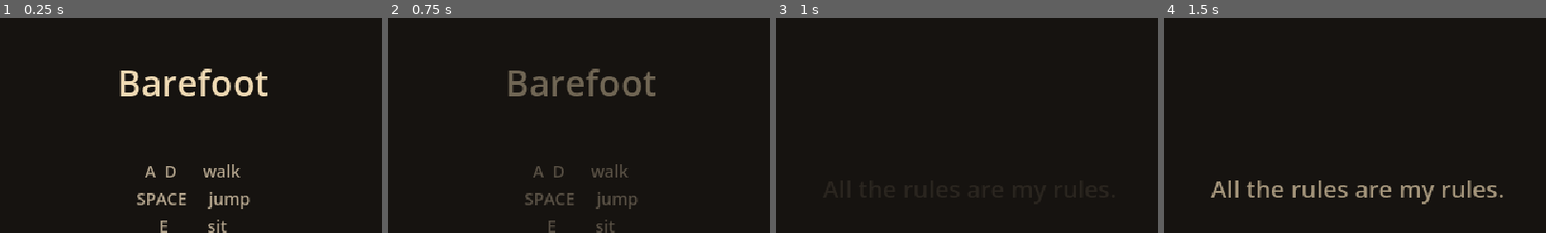
Above: before the commit, frames 1-4 (left to right).
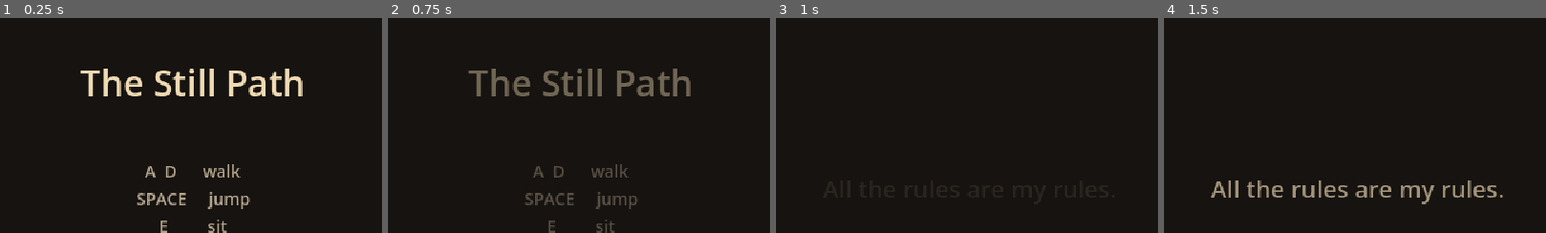
Above: after the commit, the same moments.

Repository: MariusHeider/the-still-path
Game: Godot game, scene res://Scenes/title.tscn
The game is run twice, just before and just after one commit, with the same random seed, the same clock (stepped at 60 frames per second) and the same inputs.
Inputs (mouse positions are % of the whole screen's width and height, from its top left):
- Up to frame 1 (0.25 s): no input
- Up to frame 2 (0.75 s): tap Enter at 0.5 s; move the mouse to (72, 45) at 0.52 s; hold D (move_right) from 0.53 s (still down); tap E (interact) at 0.6 s; click (72, 45) at 0.67 s
- Up to frame 3 (1 s): keep holding D (move_right); tap Space (jump) at 0.77 s
- Up to frame 4 (1.5 s): keep holding D (move_right); move the mouse to (30, 55) at 1.27 s; tap E (interact) at 1.35 s
The pictures show only the part of the screen within x 25-75%, y 9-59%; the shares and areas given below are measured in that part.

The runs differ from the first frame. In frame 1, 3.9% of the frame differs, in the area x 21-80%, y 23-37%; in frame 2, 3.5%; in frame 3, nothing differs; in frame 4, nothing differs.

Commit message:
Build the level from a text map
The level layout now lives in Levels/level1.txt, one character per tile, so it
can be edited by typing and reviewed in a diff. Terrain goes through the
autotiler and entity characters spawn scenes standing on the tile below them.

Sets the comment marker to ; rather than #, because # is the earth tile and
every solid ground row begins with one -- which silently deleted all the floor
on the first attempt.

Also: attention drops from five seconds to three, a Focusable can now carry a
line that the level shows after the player has watched it resolve, and the
game is called The Still Path.

Co-Authored-By: Claude Opus 5 <noreply@anthropic.com>

Diff:
--- a/Scenes/focus_stone.tscn
+++ b/Scenes/focus_stone.tscn
@@ -12,8 +12,10 @@
 
 [node name="FocusStone" type="Node2D"]
 script = ExtResource("1_stone")
+move_by = Vector2(192, 0)
 
 [node name="Body" type="AnimatableBody2D" parent="."]
+position = Vector2(0, -16)
 
 [node name="CollisionShape2D" type="CollisionShape2D" parent="Body"]
 shape = SubResource("RectangleShape2D_slab")
--- /dev/null
+++ b/Scenes/level.tscn
@@ -0,0 +1,30 @@
+[gd_scene load_steps=3 format=3]
+
+[ext_resource type="Script" path="res://Scripts/level_map.gd" id="1_level"]
+[ext_resource type="TileSet" path="res://Assets/Tileset/terrain.tres" id="2_terrain"]
+
+[node name="Level" type="Node2D"]
+script = ExtResource("1_level")
+
+[node name="Terrain" type="TileMapLayer" parent="."]
+tile_set = ExtResource("2_terrain")
+
+[node name="Entities" type="Node2D" parent="."]
+
+[node name="HUD" type="CanvasLayer" parent="."]
+
+[node name="Readout" type="Label" parent="HUD"]
+offset_left = 10.0
+offset_top = 8.0
+offset_right = 400.0
+offset_bottom = 30.0
+theme_override_colors/font_color = Color(0.886, 0.827, 0.706, 1)
+theme_override_font_sizes/font_size = 13
+
+[node name="Message" type="Label" parent="HUD"]
+offset_top = 250.0
+offset_right = 640.0
+offset_bottom = 290.0
+theme_override_colors/font_color = Color(0.945, 0.882, 0.741, 1)
+theme_override_font_sizes/font_size = 18
+horizontal_alignment = 1
--- a/Scenes/title.tscn
+++ b/Scenes/title.tscn
@@ -24,7 +24,7 @@
 offset_bottom = 104.0
 theme_override_colors/font_color = Color(0.937, 0.855, 0.706, 1)
 theme_override_font_sizes/font_size = 30
-text = "Barefoot"
+text = "The Still Path"
 horizontal_alignment = 1
 
 [node name="Controls" type="Label" parent="."]
--- a/Scripts/focusable.gd
+++ b/Scripts/focusable.gd
@@ -16,9 +16,12 @@
 ## only after the seeker has finished settling. Long on purpose: the point of
 ## the mechanic is that stillness is held, not tapped. Tune per object in the
 ## Inspector if one puzzle wants to be quicker than another.
-@export var focus_time := 5.0
+@export var focus_time := 3.0
 ## Most puzzle objects should only resolve once.
 @export var one_shot := true
+## Shown by the level after this resolves, once the player has watched it
+## happen. Empty means nothing is shown.
+@export_multiline var message := ""
 ## Tint applied while this is the object being attended to.
 @export var highlight_tint := Color(1.35, 1.28, 0.95)
 
--- /dev/null
+++ b/Scripts/level_map.gd
@@ -0,0 +1,180 @@
+extends Node2D
+class_name LevelMap
+## Builds a level from a plain text map, so the layout lives in a file you can
+## edit by typing rather than in binary tile data.
+##
+## One character is one 32px tile. Terrain characters are painted through the
+## autotiler, so edges resolve themselves. Entity characters spawn a scene
+## standing on top of the tile below them.
+##
+##   .  empty            #  earth          R  rock         S  snow
+##   P  player start     ~  stone slab     v  sapling      T  summit
+##   c  fledgling        n  nest           e  elephant
+##
+## A line starting with ; is a comment, and blank lines are ignored, so the map
+## file can document itself. The comment marker is NOT # -- that is the earth
+## tile, and every solid ground row begins with one.
+
+const TILE := 32
+const TERRAIN_SET := 0
+## Maps a map character to the terrain index built by tools/build_tileset.gd.
+const TERRAIN_BY_CHAR := {"#": 0, "R": 1, "S": 2}
+
+const ENTITY_SCENES := {
+	"P": preload("res://Scenes/player.tscn"),
+	"~": preload("res://Scenes/focus_stone.tscn"),
+	"v": preload("res://Scenes/focus_plant.tscn"),
+	"T": preload("res://Scenes/focus_summit.tscn"),
+}
+
+const METER_WIDTH := 16
+
+@export_file("*.txt") var map_path := "res://Levels/level1.txt"
+
+var player: Seeker
+var focus: FocusSystem
+
+@onready var _terrain: TileMapLayer = $Terrain
+@onready var _entities: Node2D = $Entities
+@onready var _readout: Label = $HUD/Readout
+@onready var _message: Label = $HUD/Message
+
+var _width := 0
+var _height := 0
+
+
+func _ready() -> void:
+	var rows := _read_map()
+	if rows.is_empty():
+		push_error("level map %s is empty or missing" % map_path)
+		return
+	_paint_terrain(rows)
+	_spawn_entities(rows)
+	_frame_camera()
+	_message.modulate.a = 0.0
+	_refresh()
+
+
+func _read_map() -> PackedStringArray:
+	if not FileAccess.file_exists(map_path):
+		return PackedStringArray()
+	var text := FileAccess.get_file_as_string(map_path)
+	var rows := PackedStringArray()
+	for line in text.split("\n", false):
+		var stripped := line.replace("\r", "")
+		if stripped.begins_with(";") or stripped.strip_edges().is_empty():
+			continue
+		rows.append(stripped)
+	for row in rows:
+		_width = maxi(_width, row.length())
+	_height = rows.size()
+	return rows
+
+
+func _paint_terrain(rows: PackedStringArray) -> void:
+	# Collect every cell per terrain first, then paint each terrain in one call.
+	# set_cells_terrain_connect resolves edges against what is already placed,
+	# so painting cell by cell would give each tile the wrong neighbours.
+	var cells_by_terrain := {}
+	for y in rows.size():
+		var row := rows[y]
+		for x in row.length():
+			var symbol := row[x]
+			if not TERRAIN_BY_CHAR.has(symbol):
+				continue
+			var terrain: int = TERRAIN_BY_CHAR[symbol]
+			if not cells_by_terrain.has(terrain):
+				cells_by_terrain[terrain] = [] as Array[Vector2i]
+			cells_by_terrain[terrain].append(Vector2i(x, y))
+	for terrain in cells_by_terrain:
+		_terrain.set_cells_terrain_connect(cells_by_terrain[terrain], TERRAIN_SET, terrain)
+
+
+func _spawn_entities(rows: PackedStringArray) -> void:
+	for y in rows.size():
+		var row := rows[y]
+		for x in row.length():
+			var symbol := row[x]
+			if not ENTITY_SCENES.has(symbol):
+				continue
+			var node: Node2D = ENTITY_SCENES[symbol].instantiate()
+			# An entity marker sits in the empty tile above its footing, so its
+			# feet land on the boundary between the two.
+			node.position = Vector2(x * TILE + TILE * 0.5, (y + 1) * TILE)
+			_entities.add_child(node)
+
+			if node is Seeker:
+				player = node
+				focus = node.get_node("FocusSystem")
+			elif node is Focusable:
+				node.completed.connect(_on_focusable_completed.bind(node))
+
+	if player == null:
+		push_error("level map has no P for the player start")
+		return
+	player.seated_changed.connect(func(_seated: bool) -> void: _refresh())
+	player.stillness_changed.connect(_on_stillness_changed)
+	focus.target_changed.connect(func(_t: Focusable) -> void: _refresh())
+	focus.progress_changed.connect(_on_progress_changed)
+
+
+func _frame_camera() -> void:
+	var camera: Camera2D = player.get_node_or_null("Camera2D")
+	if camera == null:
+		return
+	camera.limit_left = 0
+	camera.limit_top = 0
+	camera.limit_right = _width * TILE
+	camera.limit_bottom = _height * TILE
+
+
+# --- Tool messages ----------------------------------------------------------
+
+func _on_focusable_completed(source: Focusable) -> void:
+	if source.message.is_empty():
+		return
+	_message.text = source.message
+	var tween := create_tween()
+	# Late enough that the player has watched the thing happen first. The line
+	# names what they just did; it does not instruct them beforehand.
+	tween.tween_interval(1.2)
+	tween.tween_property(_message, "modulate:a", 1.0, 1.0)
+	tween.tween_interval(3.0)
+	tween.tween_property(_message, "modulate:a", 0.0, 1.2)
+
+
+# --- Readout ----------------------------------------------------------------
+
+func _on_stillness_changed(seconds: float) -> void:
+	if not player.is_seated:
+		return
+	if player.is_still:
+		if focus.target == null:
+			_readout.text = "still. nothing within reach"
+		return
+	_readout.text = "settling  %s" % _meter(seconds / maxf(player.stillness_threshold, 0.01))
+
+
+func _on_progress_changed(ratio: float) -> void:
+	if focus.target == null:
+		_refresh()
+		return
+	_readout.text = "attending  %s" % _meter(ratio)
+
+
+func _meter(ratio: float) -> String:
+	var filled := int(clampf(ratio, 0.0, 1.0) * METER_WIDTH)
+	return "[%s%s]" % ["=".repeat(filled), " ".repeat(METER_WIDTH - filled)]
+
+
+func _refresh() -> void:
+	if player == null:
+		return
+	if not player.is_seated:
+		_readout.text = "E to sit"
+	elif not player.is_still:
+		_readout.text = "settling  %s" % _meter(0.0)
+	elif focus.target == null:
+		_readout.text = "still. nothing within reach"
+	else:
+		_on_progress_changed(0.0)
--- a/Scripts/title.gd
+++ b/Scripts/title.gd
@@ -6,7 +6,7 @@
 ## the line arrives AFTER the player has read the rules, not before: it lands as
 ## a recognition rather than as a lesson to be applied.
 
-const LEVEL := "res://Scenes/playground.tscn"
+const LEVEL := "res://Scenes/level.tscn"
 
 var _started := false
 
--- a/project.godot
+++ b/project.godot
@@ -10,7 +10,7 @@
 
 [application]
 
-config/name="SPHackathon092026"
+config/name="The Still Path"
 run/main_scene="res://Scenes/title.tscn"
 config/features=PackedStringArray("4.6", "GL Compatibility")
 config/icon="res://icon.svg"
--- /dev/null
+++ b/tools/check_level.gd
@@ -0,0 +1,74 @@
+extends SceneTree
+## Checks that the text map actually builds into a playable level.
+##
+## Catches the things that are invisible until you play: a map row that got
+## mangled, an entity spawned inside the floor, terrain that painted as the
+## wrong material, a player who starts in mid-air over a hole.
+##
+## Run:  godot --headless --path . --script res://tools/check_level.gd
+
+const TILE := 32
+
+var _level: LevelMap
+var _step := 0
+var _failures: Array[String] = []
+
+
+func _initialize() -> void:
+	_level = load("res://Scenes/level.tscn").instantiate()
+	root.add_child(_level)
+
+
+func _physics_process(_delta: float) -> bool:
+	_step += 1
+	if _step < 30:
+		return false
+
+	var terrain: TileMapLayer = _level.get_node("Terrain")
+	var painted := terrain.get_used_cells().size()
+	_check(painted > 500, "terrain painted %d cells" % painted)
+
+	var kinds := {}
+	for child in _level.get_node("Entities").get_children():
+		kinds[child.get_script().resource_path.get_file()] = child
+	_check(kinds.has("player.gd"), "player spawned")
+	_check(kinds.has("focus_stone.gd"), "stone slab spawned")
+	_check(kinds.has("focus_plant.gd"), "sapling spawned")
+	_check(kinds.has("focus_summit.gd"), "summit spawned")
+
+	var player: Seeker = _level.player
+	_check(player != null, "level exposes the player")
+	if player != null:
+		_check(player.is_on_floor(),
+			"player starts on solid ground, at %s" % player.global_position)
+		# Spawned at column 3, row 12, so his feet belong on the row 13 surface.
+		_check(absf(player.global_position.y - 13 * TILE) < 2.0,
+			"player feet at y=%.1f, expected %d" % [player.global_position.y, 13 * TILE])
+
+	# The slab must rest on the ground rather than sink into it: its origin is
+	# at its footing, and the body sits one tile above that.
+	if kinds.has("focus_stone.gd"):
+		var slab: Node2D = kinds["focus_stone.gd"]
+		var body: AnimatableBody2D = slab.get_node("Body")
+		_check(absf(body.global_position.y - (13 * TILE - 16)) < 2.0,
+			"slab body centred at y=%.1f" % body.global_position.y)
+
+	var camera: Camera2D = player.get_node("Camera2D")
+	_check(camera.limit_right > 3000, "camera framed to the map, right=%d" % camera.limit_right)
+
+	print("")
+	if _failures.is_empty():
+		print("level check passed")
+		quit(0)
+	else:
+		print("level check FAILED (%d)" % _failures.size())
+		quit(1)
+	return true
+
+
+func _check(condition: bool, message: String) -> void:
+	if condition:
+		print("  ok    %s" % message)
+	else:
+		_failures.append(message)
+		print("  FAIL  %s" % message)
Not shown, added: Levels/level1.txt
Not shown, added: Scripts/level_map.gd.uid
Not shown, added: tools/check_scenes.gd.uid
